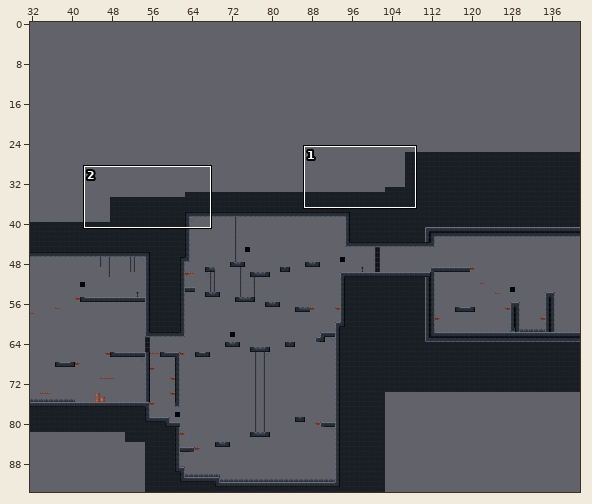
Two versions of a level (Tiled map, levels/tilesets/castle/boss_room.tmx). Above: a wide view before the commit, with the close-up outlined.
Close-up. As it was:
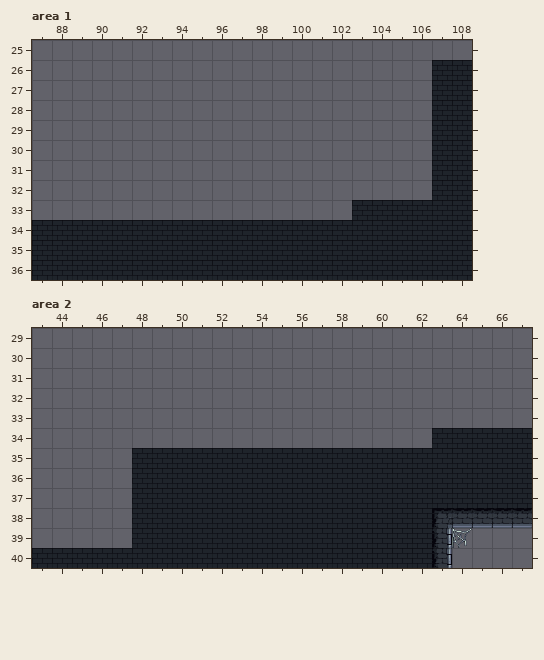
Cells are 32x32 px. Shown: area 1 x 87..108, y 25..36; area 2 x 43..67, y 29..40. The commit also changed other parts of the map, which this record leaves out.
Once edited:
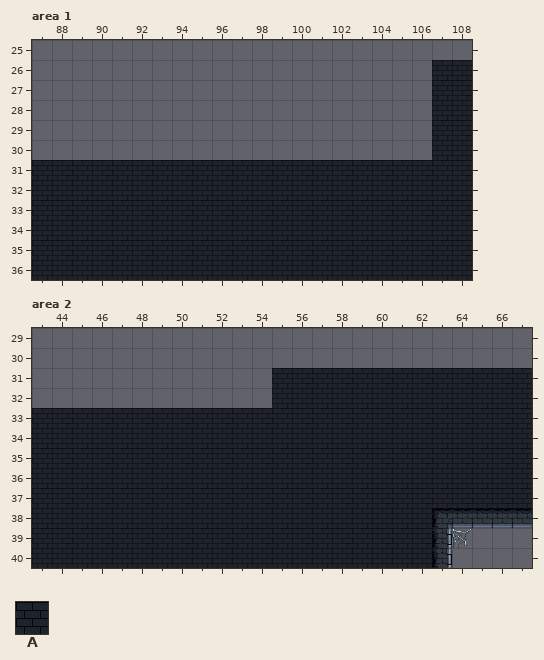
Key: from "non_collision_surface": A 5 "tile046".
_ is an empty cell.
The edit:
Layer "background1", area 1:
Tile A is added in rows 31 to 32 at x 87 to 106; in row 33 at x 87 to 102.
Layer "background1", area 2:
Tile A is added in rows 31 to 32 at x 55 to 67; in row 33 at x 43 to 67; in row 34 at x 43 to 62; in rows 35 to 39 at x 43 to 47.
Boxes around the changes in both close-ups, in picture pixels (x1, y1, x2, y2):
added: (32, 160, 432, 220)
added: (32, 368, 532, 548)
